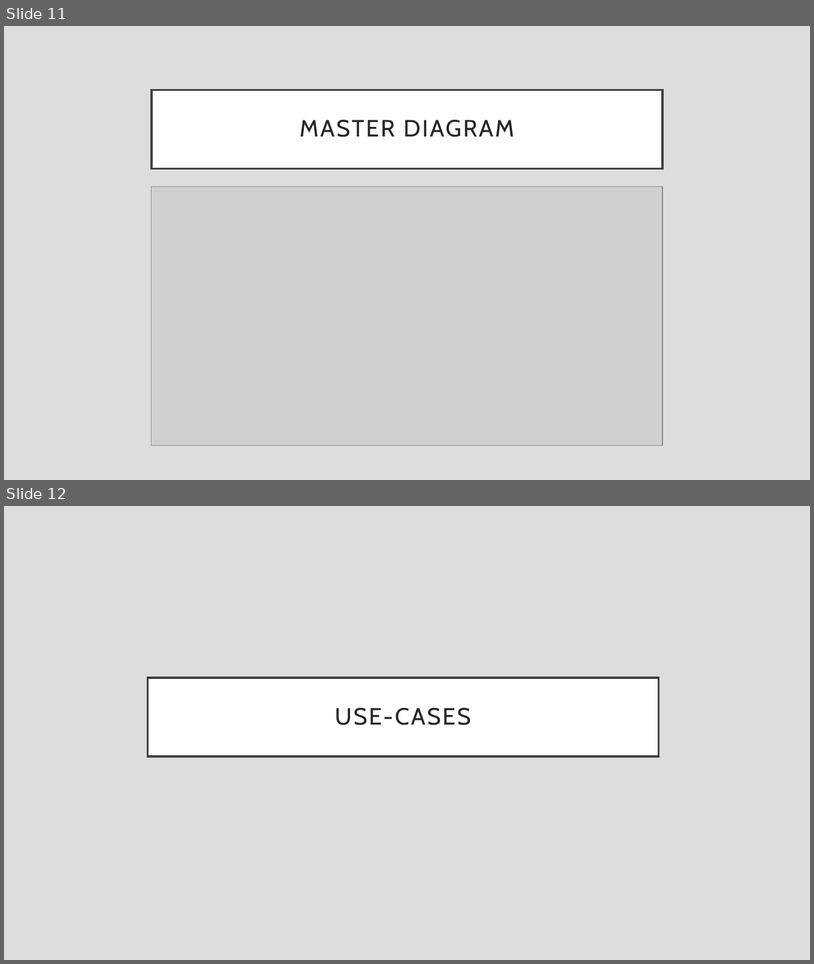
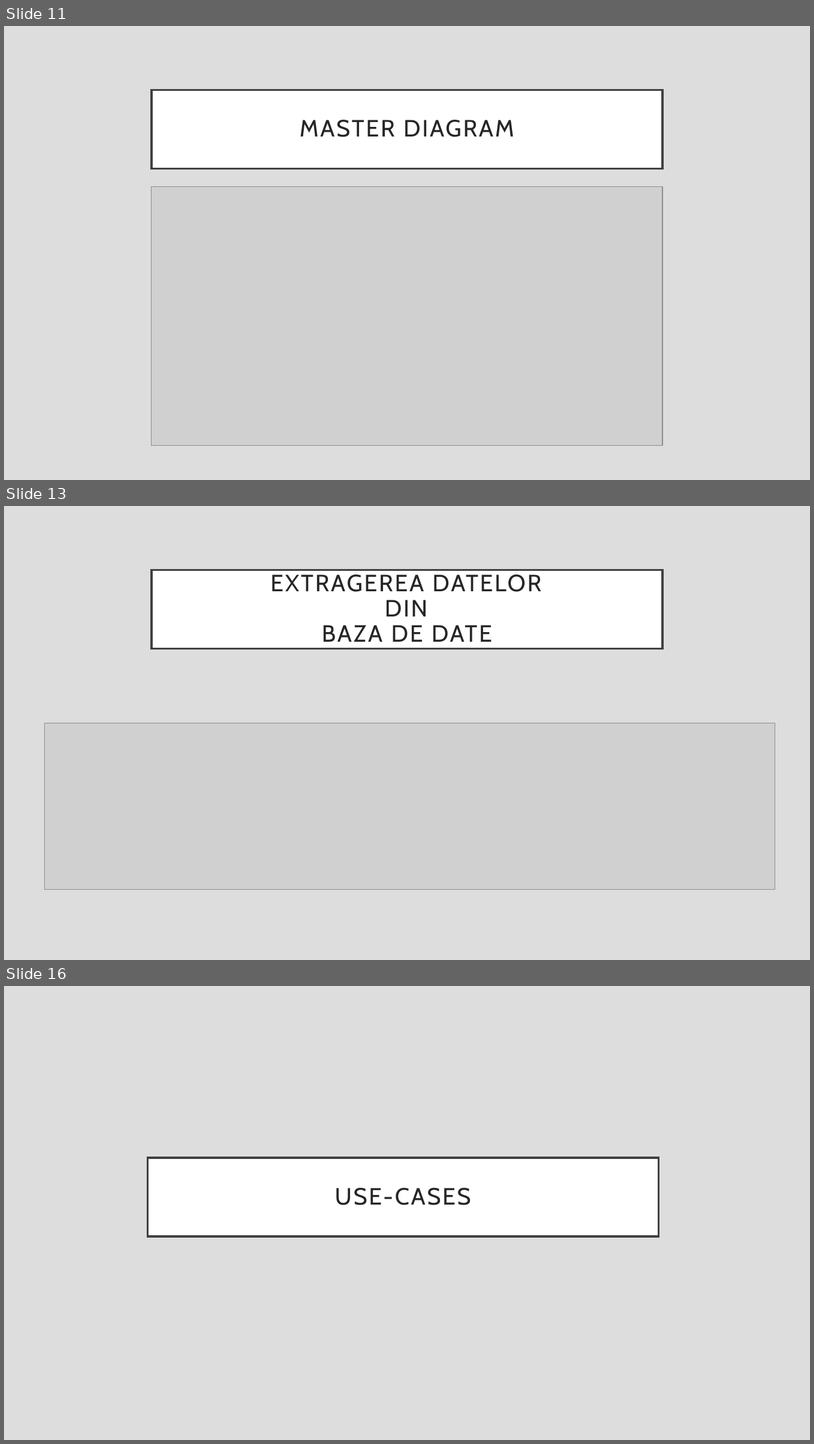
Before and after one commit to chircancristi/rpgANCOWE, a slide deck: presentation/Project architecture.odp. Shown one above the other, each under a label of ours: slides 11 and 12 before the commit, slides 11, 13 and 16 after it; the slides between them are not shown. The pictures are 814x964 and 814x1444 pixels, drawn with LibreOffice and Linux fonts; fonts in the diff are those of the drawing; grey boxes stand for pictures. Boxes give left, top, right and bottom in pixels: in the first picture for what was removed or moved away, otherwise in the second. Text is boxed around its words. In the diff, an @@ line names an element or a change of style, - is before the commit and + after.

```diff
--- a/presentation/Project architecture.odp
+++ b/presentation/Project architecture.odp
@@ slide 13 added at [4, 506, 810, 960], background #DDDDDD @@
@@ title added at [152, 570, 663, 649], fill #FFFFFF, outline #404040 2.49 pt, 28 pt, text #262626 @@
+EXTRAGEREA DATELOR
+DIN
+BAZA DE DATE
@@ picture added at [45, 723, 776, 889] @@
@@ what was slide 12 is now slide 16 @@
```
Also in this commit, not shown: 2 slides changed, 3 other slides added, 5 other files.
